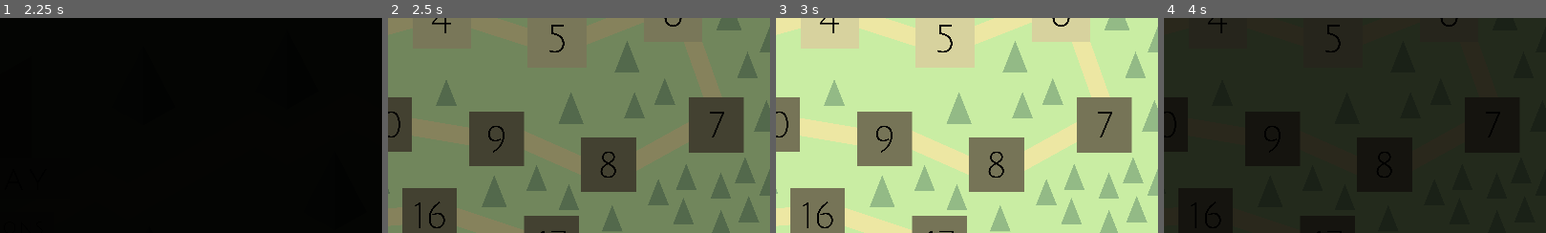
Above: before the commit, frames 1-4 (left to right).
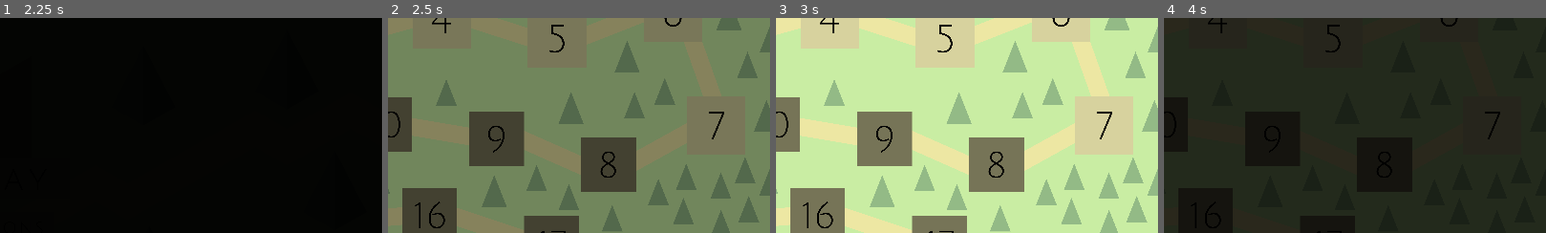
Above: after the commit, the same moments.

Repository: Jnight1104/Iso-Journey
Game: Godot game, scene res://Scenes/Main_menu.tscn
Same seed, same stepped clock (60 frames per second), same inputs: the game is played once before the commit and once after it. Sound files missing from this copy of the repository are replaced by a short silence.
Inputs (mouse positions are % of the whole screen's width and height, from its top left):
- Up to frame 1 (2.25 s): click (50, 66) at 0.5 s; click (50, 66) at 1.25 s; click (50, 66) at 2 s
- Up to frame 2 (2.5 s): no input
- Up to frame 3 (3 s): click (93, 54) at 2.77 s
- Up to frame 4 (4 s): click (10, 31) at 3.5 s
The pictures show only the part of the screen within x 50-100%, y 29-79%; the shares and areas given below are measured in that part.

Frame 1 is identical in both runs. In frame 2, 3.7% of the frame differs, in the area x 78-94%, y 36-63%; in frame 3, 4.0%, in the area x 78-94%, y 36-64%; in frame 4, less than 0.1%.

Commit message:
Implemented level 7

Diff:
--- a/Scenes/Level_7.tscn
+++ b/Scenes/Level_7.tscn
@@ -9,6 +9,7 @@
 [ext_resource type="Script" path="res://Scripts/camera.gd" id="7_mfmud"]
 [ext_resource type="PackedScene" uid="uid://c2crxba3owhbe" path="res://Scenes/Box.tscn" id="8_nd7cy"]
 [ext_resource type="PackedScene" uid="uid://llop56s2vxno" path="res://Scenes/Pressure_plate.tscn" id="9_3un8a"]
+[ext_resource type="PackedScene" uid="uid://cfyksnkf74v44" path="res://Scenes/Win_collectible.tscn" id="10_ceir3"]
 
 [sub_resource type="ProceduralSkyMaterial" id="ProceduralSkyMaterial_jkij0"]
 sky_horizon_color = Color(0.64625, 0.65575, 0.67075, 1)
@@ -26,6 +27,9 @@
 [sub_resource type="BoxShape3D" id="BoxShape3D_nph1x"]
 size = Vector3(1, 1, 9)
 
+[sub_resource type="BoxShape3D" id="BoxShape3D_lxlb3"]
+size = Vector3(1, 2, 1)
+
 [node name="Level" type="Node3D"]
 
 [node name="WorldEnvironment" type="WorldEnvironment" parent="."]
@@ -226,17 +230,26 @@
 [node name="RigidBody3D2" parent="." instance=ExtResource("8_nd7cy")]
 transform = Transform3D(1, 0, 0, 0, 1, 0, 0, 0, 1, 5, 1, -4)
 
+[node name="RigidBody3D3" parent="." instance=ExtResource("8_nd7cy")]
+transform = Transform3D(1, 0, 0, 0, 1, 0, 0, 0, 1, 1, 1, -2)
+
+[node name="RigidBody3D4" parent="." instance=ExtResource("8_nd7cy")]
+transform = Transform3D(1, 0, 0, 0, 1, 0, 0, 0, 1, 4, 1, -1)
+
+[node name="RigidBody3D5" parent="." instance=ExtResource("8_nd7cy")]
+transform = Transform3D(1, 0, 0, 0, 1, 0, 0, 0, 1, 0, 1, -4)
+
 [node name="Tree" parent="." instance=ExtResource("3_mq8os")]
 transform = Transform3D(0.7, 0, 0, 0, 0.7, 0, 0, 0, 0.7, 3, 0.5, -1)
 
 [node name="Tree2" parent="." instance=ExtResource("3_mq8os")]
-transform = Transform3D(0.7, 0, 0, 0, 0.7, 0, 0, 0, 0.7, 1, 0.5, -2)
+transform = Transform3D(0.7, 0, 0, 0, 0.7, 0, 0, 0, 0.7, 2, 0.5, -1)
 
 [node name="Tree3" parent="." instance=ExtResource("3_mq8os")]
 transform = Transform3D(0.7, 0, 0, 0, 0.7, 0, 0, 0, 0.7, 0, 0.5, -2)
 
 [node name="Tree4" parent="." instance=ExtResource("3_mq8os")]
-transform = Transform3D(0.7, 0, 0, 0, 0.7, 0, 0, 0, 0.7, 1, 0.5, -3)
+transform = Transform3D(0.7, 0, 0, 0, 0.7, 0, 0, 0, 0.7, 1, 0.5, -4)
 
 [node name="Tree5" parent="." instance=ExtResource("3_mq8os")]
 transform = Transform3D(0.7, 0, 0, 0, 0.7, 0, 0, 0, 0.7, 2, 0.5, -4)
@@ -245,17 +258,11 @@
 transform = Transform3D(0.7, 0, 0, 0, 0.7, 0, 0, 0, 0.7, 4, 0.5, -4)
 
 [node name="Tree7" parent="." instance=ExtResource("3_mq8os")]
-transform = Transform3D(0.7, 0, 0, 0, 0.7, 0, 0, 0, 0.7, 5, 0.5, -2)
+transform = Transform3D(0.7, 0, 0, 0, 0.7, 0, 0, 0, 0.7, 5, 0.5, -1)
 
 [node name="Tree8" parent="." instance=ExtResource("3_mq8os")]
 transform = Transform3D(0.7, 0, 0, 0, 0.7, 0, 0, 0, 0.7, 7, 0.5, -2)
 
-[node name="RigidBody3D3" parent="." instance=ExtResource("8_nd7cy")]
-transform = Transform3D(1, 0, 0, 0, 1, 0, 0, 0, 1, 2, 1, -1)
-
-[node name="RigidBody3D4" parent="." instance=ExtResource("8_nd7cy")]
-transform = Transform3D(1, 0, 0, 0, 1, 0, 0, 0, 1, 4, 1, -1)
-
 [node name="Tree9" parent="." instance=ExtResource("3_mq8os")]
 transform = Transform3D(0.7, 0, 0, 0, 0.7, 0, 0, 0, 0.7, 6, 0.5, -2)
 
@@ -266,22 +273,153 @@
 transform = Transform3D(0.7, 0, 0, 0, 0.7, 0, 0, 0, 0.7, 6, 0.5, -4)
 
 [node name="Tree12" parent="." instance=ExtResource("3_mq8os")]
-transform = Transform3D(0.7, 0, 0, 0, 0.7, 0, 0, 0, 0.7, 0, 0.5, -4)
+transform = Transform3D(0.7, 0, 0, 0, 0.7, 0, 0, 0, 0.7, 0, 0.5, -6)
 
 [node name="Tree13" parent="." instance=ExtResource("3_mq8os")]
-transform = Transform3D(0.7, 0, 0, 0, 0.7, 0, 0, 0, 0.7, 5, 0.5, -6)
+transform = Transform3D(0.7, 0, 0, 0, 0.7, 0, 0, 0, 0.7, 5, 0.5, -7)
 
 [node name="Tree14" parent="." instance=ExtResource("3_mq8os")]
-transform = Transform3D(0.7, 0, 0, 0, 0.7, 0, 0, 0, 0.7, 3, 0.5, -6)
+transform = Transform3D(0.7, 0, 0, 0, 0.7, 0, 0, 0, 0.7, 3, 0.5, -7)
 
 [node name="Tree15" parent="." instance=ExtResource("3_mq8os")]
-transform = Transform3D(0.7, 0, 0, 0, 0.7, 0, 0, 0, 0.7, 4, 0.5, -5)
+transform = Transform3D(0.7, 0, 0, 0, 0.7, 0, 0, 0, 0.7, 4, 0.5, -6)
+
+[node name="Tree16" parent="." instance=ExtResource("3_mq8os")]
+transform = Transform3D(0.7, 0, 0, 0, 0.7, 0, 0, 0, 0.7, 0, 0.5, -7)
+
+[node name="Tree17" parent="." instance=ExtResource("3_mq8os")]
+transform = Transform3D(0.7, 0, 0, 0, 0.7, 0, 0, 0, 0.7, 0, 0.5, -1)
 
 [node name="Area3D" parent="." instance=ExtResource("9_3un8a")]
 transform = Transform3D(1, 0, 0, 0, 1, 0, 0, 0, 1, 7, 0.5, 0)
 
-[node name="RigidBody3D5" parent="." instance=ExtResource("8_nd7cy")]
-transform = Transform3D(1, 0, 0, 0, 1, 0, 0, 0, 1, 4, 1, -7)
-
-[node name="Tree16" parent="." instance=ExtResource("3_mq8os")]
-transform = Transform3D(0.7, 0, 0, 0, 0.7, 0, 0, 0, 0.7, 0, 0.5, -7)
+[node name="Area3D2" parent="." instance=ExtResource("9_3un8a")]
+transform = Transform3D(1, 0, 0, 0, 1, 0, 0, 0, 1, 0, 0.5, 0)
+
+[node name="Area3D3" parent="." instance=ExtResource("9_3un8a")]
+transform = Transform3D(1, 0, 0, 0, 1, 0, 0, 0, 1, 1, 0.5, -3)
+
+[node name="Area3D4" parent="." instance=ExtResource("9_3un8a")]
+transform = Transform3D(1, 0, 0, 0, 1, 0, 0, 0, 1, 0, 0.5, -3)
+
+[node name="Win_collectible" parent="." instance=ExtResource("10_ceir3")]
+transform = Transform3D(1, 0, 0, 0, 1, 0, 0, 0, 1, 7, 1, -7)
+
+[node name="Obstacle" type="StaticBody3D" parent="." groups=["Boundaries"]]
+transform = Transform3D(1, 0, 0, 0, 1, 0, 0, 0, 1, 0, 1, -1)
+
+[node name="CollisionShape3D" type="CollisionShape3D" parent="Obstacle"]
+transform = Transform3D(1, 0, 0, 0, 1, 0, 0, 0, 1, 0, 0.5, 0)
+shape = SubResource("BoxShape3D_lxlb3")
+
+[node name="Obstacle2" type="StaticBody3D" parent="." groups=["Boundaries"]]
+transform = Transform3D(1, 0, 0, 0, 1, 0, 0, 0, 1, 0, 1, -2)
+
+[node name="CollisionShape3D" type="CollisionShape3D" parent="Obstacle2"]
+transform = Transform3D(1, 0, 0, 0, 1, 0, 0, 0, 1, 0, 0.5, 0)
+shape = SubResource("BoxShape3D_lxlb3")
+
+[node name="Obstacle3" type="StaticBody3D" parent="." groups=["Boundaries"]]
+transform = Transform3D(1, 0, 0, 0, 1, 0, 0, 0, 1, 0, 1, -6)
+
+[node name="CollisionShape3D" type="CollisionShape3D" parent="Obstacle3"]
+transform = Transform3D(1, 0, 0, 0, 1, 0, 0, 0, 1, 0, 0.5, 0)
+shape = SubResource("BoxShape3D_lxlb3")
+
+[node name="Obstacle4" type="StaticBody3D" parent="." groups=["Boundaries"]]
+transform = Transform3D(1, 0, 0, 0, 1, 0, 0, 0, 1, 0, 1, -7)
+
+[node name="CollisionShape3D" type="CollisionShape3D" parent="Obstacle4"]
+transform = Transform3D(1, 0, 0, 0, 1, 0, 0, 0, 1, 0, 0.5, 0)
+shape = SubResource("BoxShape3D_lxlb3")
+
+[node name="Obstacle5" type="StaticBody3D" parent="." groups=["Boundaries"]]
+transform = Transform3D(1, 0, 0, 0, 1, 0, 0, 0, 1, 1, 1, -4)
+
+[node name="CollisionShape3D" type="CollisionShape3D" parent="Obstacle5"]
+transform = Transform3D(1, 0, 0, 0, 1, 0, 0, 0, 1, 0, 0.5, 0)
+shape = SubResource("BoxShape3D_lxlb3")
+
+[node name="Obstacle6" type="StaticBody3D" parent="." groups=["Boundaries"]]
+transform = Transform3D(1, 0, 0, 0, 1, 0, 0, 0, 1, 2, 1, -1)
+
+[node name="CollisionShape3D" type="CollisionShape3D" parent="Obstacle6"]
+transform = Transform3D(1, 0, 0, 0, 1, 0, 0, 0, 1, 0, 0.5, 0)
+shape = SubResource("BoxShape3D_lxlb3")
+
+[node name="Obstacle7" type="StaticBody3D" parent="." groups=["Boundaries"]]
+transform = Transform3D(1, 0, 0, 0, 1, 0, 0, 0, 1, 2, 1, -4)
+
+[node name="CollisionShape3D" type="CollisionShape3D" parent="Obstacle7"]
+transform = Transform3D(1, 0, 0, 0, 1, 0, 0, 0, 1, 0, 0.5, 0)
+shape = SubResource("BoxShape3D_lxlb3")
+
+[node name="Obstacle8" type="StaticBody3D" parent="." groups=["Boundaries"]]
+transform = Transform3D(1, 0, 0, 0, 1, 0, 0, 0, 1, 3, 1, -1)
+
+[node name="CollisionShape3D" type="CollisionShape3D" parent="Obstacle8"]
+transform = Transform3D(1, 0, 0, 0, 1, 0, 0, 0, 1, 0, 0.5, 0)
+shape = SubResource("BoxShape3D_lxlb3")
+
+[node name="Obstacle9" type="StaticBody3D" parent="." groups=["Boundaries"]]
+transform = Transform3D(1, 0, 0, 0, 1, 0, 0, 0, 1, 3, 1, -7)
+
+[node name="CollisionShape3D" type="CollisionShape3D" parent="Obstacle9"]
+transform = Transform3D(1, 0, 0, 0, 1, 0, 0, 0, 1, 0, 0.5, 0)
+shape = SubResource("BoxShape3D_lxlb3")
+
+[node name="Obstacle10" type="StaticBody3D" parent="." groups=["Boundaries"]]
+transform = Transform3D(1, 0, 0, 0, 1, 0, 0, 0, 1, 4, 1, -6)
+
+[node name="CollisionShape3D" type="CollisionShape3D" parent="Obstacle10"]
+transform = Transform3D(1, 0, 0, 0, 1, 0, 0, 0, 1, 0, 0.5, 0)
+shape = SubResource("BoxShape3D_lxlb3")
+
+[node name="Obstacle11" type="StaticBody3D" parent="." groups=["Boundaries"]]
+transform = Transform3D(1, 0, 0, 0, 1, 0, 0, 0, 1, 4, 1, -4)
+
+[node name="CollisionShape3D" type="CollisionShape3D" parent="Obstacle11"]
+transform = Transform3D(1, 0, 0, 0, 1, 0, 0, 0, 1, 0, 0.5, 0)
+shape = SubResource("BoxShape3D_lxlb3")
+
+[node name="Obstacle12" type="StaticBody3D" parent="." groups=["Boundaries"]]
+transform = Transform3D(1, 0, 0, 0, 1, 0, 0, 0, 1, 5, 1, -7)
+
+[node name="CollisionShape3D" type="CollisionShape3D" parent="Obstacle12"]
+transform = Transform3D(1, 0, 0, 0, 1, 0, 0, 0, 1, 0, 0.5, 0)
+shape = SubResource("BoxShape3D_lxlb3")
+
+[node name="Obstacle13" type="StaticBody3D" parent="." groups=["Boundaries"]]
+transform = Transform3D(1, 0, 0, 0, 1, 0, 0, 0, 1, 5, 1, -1)
+
+[node name="CollisionShape3D" type="CollisionShape3D" parent="Obstacle13"]
+transform = Transform3D(1, 0, 0, 0, 1, 0, 0, 0, 1, 0, 0.5, 0)
+shape = SubResource("BoxShape3D_lxlb3")
+
+[node name="Obstacle14" type="StaticBody3D" parent="." groups=["Boundaries"]]
+transform = Transform3D(1, 0, 0, 0, 1, 0, 0, 0, 1, 6, 1, -2)
+
+[node name="CollisionShape3D" type="CollisionShape3D" parent="Obstacle14"]
+transform = Transform3D(1, 0, 0, 0, 1, 0, 0, 0, 1, 0, 0.5, 0)
+shape = SubResource("BoxShape3D_lxlb3")
+
+[node name="Obstacle15" type="StaticBody3D" parent="." groups=["Boundaries"]]
+transform = Transform3D(1, 0, 0, 0, 1, 0, 0, 0, 1, 6, 1, -4)
+
+[node name="CollisionShape3D" type="CollisionShape3D" parent="Obstacle15"]
+transform = Transform3D(1, 0, 0, 0, 1, 0, 0, 0, 1, 0, 0.5, 0)
+shape = SubResource("BoxShape3D_lxlb3")
+
+[node name="Obstacle16" type="StaticBody3D" parent="." groups=["Boundaries"]]
+transform = Transform3D(1, 0, 0, 0, 1, 0, 0, 0, 1, 7, 1, -4)
+
+[node name="CollisionShape3D" type="CollisionShape3D" parent="Obstacle16"]
+transform = Transform3D(1, 0, 0, 0, 1, 0, 0, 0, 1, 0, 0.5, 0)
+shape = SubResource("BoxShape3D_lxlb3")
+
+[node name="Obstacle17" type="StaticBody3D" parent="." groups=["Boundaries"]]
+transform = Transform3D(1, 0, 0, 0, 1, 0, 0, 0, 1, 7, 1, -2)
+
+[node name="CollisionShape3D" type="CollisionShape3D" parent="Obstacle17"]
+transform = Transform3D(1, 0, 0, 0, 1, 0, 0, 0, 1, 0, 0.5, 0)
+shape = SubResource("BoxShape3D_lxlb3")
--- a/Scenes/Level_select_menu.tscn
+++ b/Scenes/Level_select_menu.tscn
@@ -10,6 +10,7 @@
 [ext_resource type="Texture2D" uid="uid://dvhfvgm4lu117" path="res://Assets/Level 5.png" id="7_hmup2"]
 [ext_resource type="Texture2D" uid="uid://c2514kqxjkr0n" path="res://Assets/Level 6.png" id="8_6alqi"]
 [ext_resource type="Texture2D" uid="uid://dkyrcv5ncsbt0" path="res://Assets/Restart button.png" id="9_01q75"]
+[ext_resource type="Texture2D" uid="uid://ci3a83gdbf3ji" path="res://Assets/Level 7.png" id="9_qpu48"]
 [ext_resource type="FontFile" uid="uid://cc6oei8kggppy" path="res://Assets/JuliusSansOne-Regular.ttf" id="10_to804"]
 [ext_resource type="Texture2D" uid="uid://1a1ecbu4xgqf" path="res://Assets/Confirm button.png" id="11_14mo1"]
 
@@ -90,6 +91,16 @@
 offset_bottom = 696.0
 scale = Vector2(0.16, 0.16)
 icon = ExtResource("8_6alqi")
+flat = true
+
+[node name="Level_7" type="Button" parent="."]
+layout_mode = 0
+offset_left = 1026.0
+offset_top = 306.0
+offset_right = 1586.0
+offset_bottom = 866.0
+scale = Vector2(0.16, 0.16)
+icon = ExtResource("9_qpu48")
 flat = true
 
 [node name="Back" type="Button" parent="."]
@@ -184,6 +195,9 @@
 [connection signal="button_up" from="Level_6" to="." method="_level_6_pressed"]
 [connection signal="mouse_entered" from="Level_6" to="." method="_level_6_mouse_entered"]
 [connection signal="mouse_exited" from="Level_6" to="." method="_level_6_mouse_exited"]
+[connection signal="button_up" from="Level_7" to="." method="_level_7_pressed"]
+[connection signal="mouse_entered" from="Level_7" to="." method="_level_7_mouse_entered"]
+[connection signal="mouse_exited" from="Level_7" to="." method="_on_level_7_mouse_exited"]
 [connection signal="button_up" from="Back" to="." method="_back_button_pressed"]
 [connection signal="mouse_entered" from="Back" to="." method="_back_mouse_entered"]
 [connection signal="mouse_exited" from="Back" to="." method="_back_mouse_exited"]
--- a/Scripts/level_select_menu.gd
+++ b/Scripts/level_select_menu.gd
@@ -15,6 +15,7 @@
 const FOUR: int = 4
 const FIVE: int = 5
 const SIX: int = 6
+const SEVEN: int = 7
 var fade: Color = Color(0, 0, 0, 1)
 var fade_target: float = 0.0
 
@@ -37,6 +38,8 @@
 		$Level_5.hide()
 	if global.levels_unlocked < SIX:
 		$Level_6.hide()
+	if global.levels_unlocked < SEVEN:
+		$Level_7.hide()
 
 
 func _process(delta):
@@ -155,6 +158,8 @@
 			get_tree().change_scene_to_file("res://Scenes/Level_5.tscn")
 		elif global.level == SIX:
 			get_tree().change_scene_to_file("res://Scenes/Level_6.tscn")
+		elif global.level == SEVEN:
+			get_tree().change_scene_to_file("res://Scenes/Level_7.tscn")
 
 
 func _reset_progress_pressed():
@@ -176,6 +181,7 @@
 	$Level_4.hide()
 	$Level_5.hide()
 	$Level_6.hide()
+	$Level_7.hide()
 	$Reset_tab.hide()
 
 
@@ -212,3 +218,18 @@
 
 func _level_6_mouse_exited():
 	$Level_6.set_modulate(NORMAL)
+
+
+func _level_7_pressed():
+	global.level = SEVEN
+	$Fade.show()
+	fade_target = FADE_IN
+	$Fade_timer.start(FADE_TIME)
+
+
+func _level_7_mouse_entered():
+	$Level_7.set_modulate(DARKENED)
+
+
+func _on_level_7_mouse_exited():
+	$Level_7.set_modulate(NORMAL)
--- a/Scripts/pressure_plate.gd
+++ b/Scripts/pressure_plate.gd
@@ -25,7 +25,7 @@
 		global.objectives_reached += 1
 		if global.objectives_reached == 19:
 			press_signal.emit()
-	elif global.level == 3:
+	elif global.level == 3 or global.level == 7:
 		global.objectives_reached += 1
 		if global.objectives_reached == 4:
 			press_signal.emit()
--- a/Scripts/save.tres
+++ b/Scripts/save.tres
@@ -7,4 +7,4 @@
 fast_mode = false
 music_on = true
 sound_on = true
-levels_unlocked = 7
+levels_unlocked = 8
--- a/Scripts/win_screen.gd
+++ b/Scripts/win_screen.gd
@@ -7,7 +7,7 @@
 const FADE_OUT: float = 0.0
 const FADE_SCALE: float = 4.0
 const FADE_TIME: float = 1.0
-const FINAL_LEVEL: int = 6
+const FINAL_LEVEL: int = 7
 const PLUS_ONE: int = 1
 var fade: Color = Color(0, 0, 0, 1)
 var fade_target: float = 0.0
@@ -76,6 +76,9 @@
 			elif global.level == 5:
 				global.level = 6
 				get_tree().change_scene_to_file("res://Scenes/Level_6.tscn")
+			elif global.level == 6:
+				global.level = 7
+				get_tree().change_scene_to_file("res://Scenes/Level_7.tscn")
 		else:
 			get_tree().change_scene_to_file("res://Scenes/Level_select_menu.tscn")
 
Not shown: 1 places in Scenes/Level_7.tscn that only renumber resources
Not shown: 1 places in Scenes/Level_select_menu.tscn that only renumber resources
